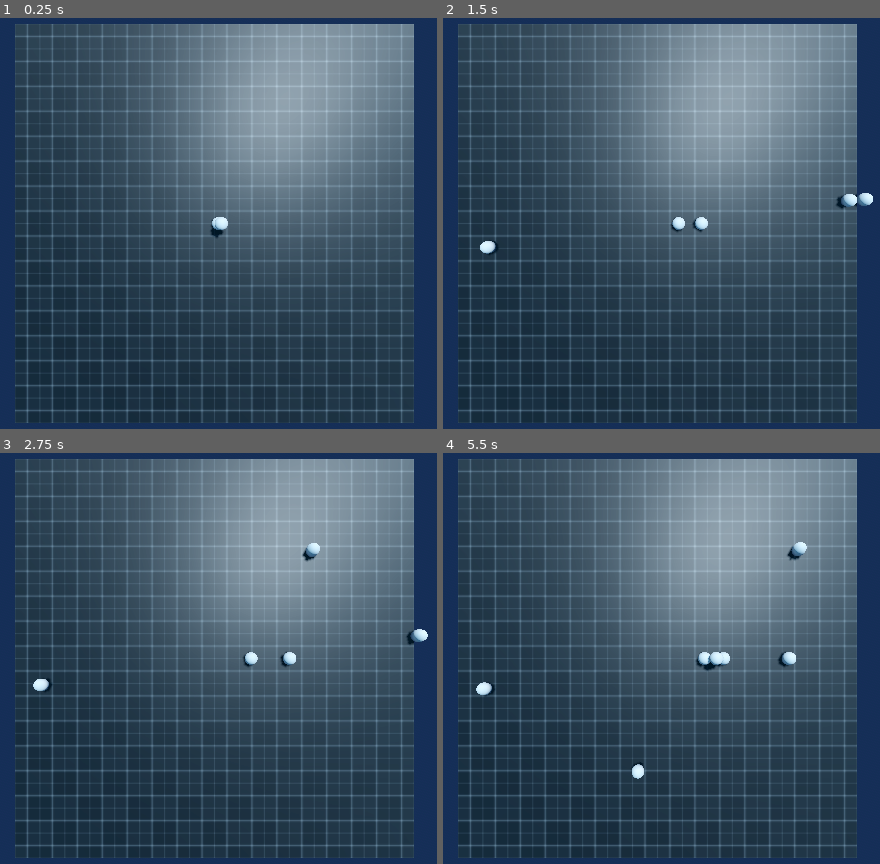
Above: before the commit, frames 1-4 (two rows, left to right).
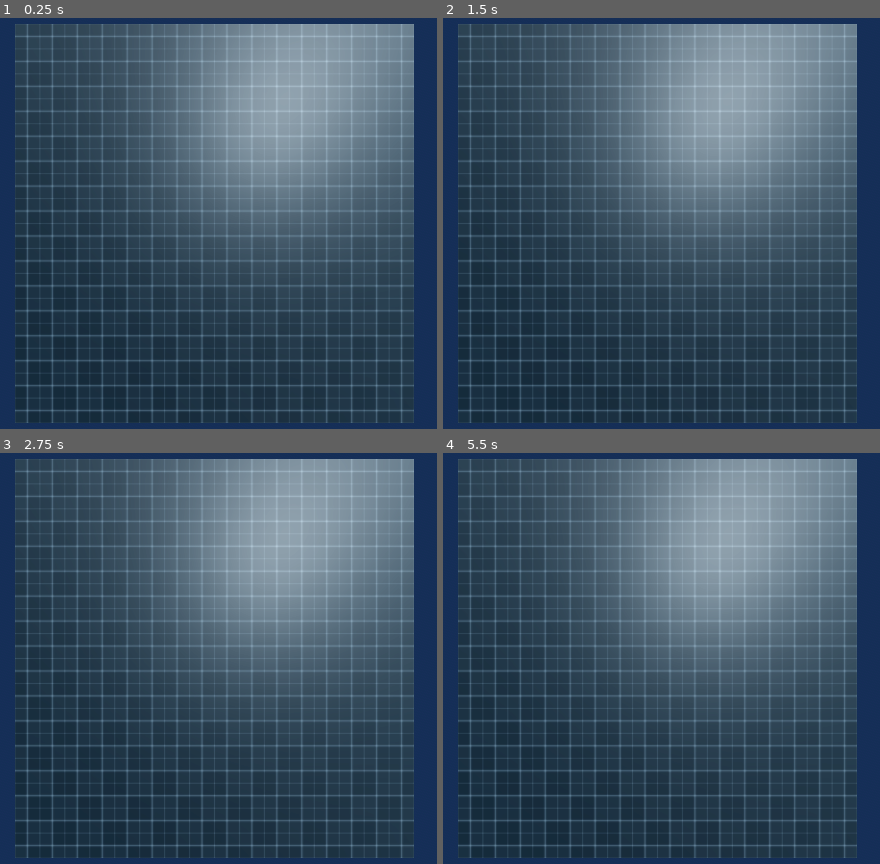
Above: after the commit, the same moments.

Repository: C12-H22-O11/sandbox_study
Game: Godot game, scene res://scenes/levels/sandbox_level.tscn
Two runs of this game, one before a commit and one after it. Both use one fixed random seed, a clock stepped at 60 frames per second and the inputs below. This scene is started directly instead of the project's main scene.
Inputs (mouse positions are in pixels of both pictures, inside the frame that each line leads up to):
- Up to frame 1 (0.25 s): no input
- Up to frame 2 (1.5 s): move the mouse to (831, 202) at 0.52 s; click (831, 202) at 0.67 s; move the mouse to (499, 244) at 1.27 s; click (499, 244) at 1.42 s
- Up to frame 3 (2.75 s): move the mouse to (292, 559) at 2.02 s; click (292, 559) at 2.17 s
- Up to frame 4 (5.5 s): move the mouse to (617, 748) at 2.77 s; click (617, 748) at 2.92 s; move the mouse to (outside the picture) at 3.52 s; click (outside the picture) at 3.67 s; move the mouse to (outside the picture) at 4.27 s; click (outside the picture) at 4.42 s; move the mouse to (696, 658) at 5.02 s; click (696, 658) at 5.17 s

The runs differ from the first frame. In frame 1, 0.1% of the frame differs, in the area x 48-53%, y 48-54%; in frame 2, 0.5%; in frame 3, 0.5%; in frame 4, 0.7%, in the area x 7-84%, y 21-80%.

Commit message:
Removed ball prototype and scripts to start working on player

Diff:
--- a/main.tscn
+++ b/main.tscn
@@ -23,6 +23,7 @@
 anchor_bottom = 1.0
 grow_horizontal = 2
 grow_vertical = 2
+mouse_filter = 2
 
 [node name="MarginContainer" type="MarginContainer" parent="Menu"]
 layout_mode = 1
--- a/scenes/levels/ball/ball.tscn
+++ b/scenes/levels/ball/ball.tscn
@@ -13,7 +13,6 @@
 properties/1/replication_mode = 1
 
 [node name="Ball" type="RigidBody3D"]
-transform = Transform3D(1, 0, 0, 0, 1, 0, 0, 0, 1, 0, 1, 0)
 linear_velocity = Vector3(2, 0, 0)
 
 [node name="CollisionShape3D" type="CollisionShape3D" parent="."]
--- a/scenes/levels/level_spawner.gd
+++ b/scenes/levels/level_spawner.gd
@@ -15,3 +15,7 @@
 func _on_lobby_initialized() -> void:
 	if Lobby.is_owner:
 		spawn()
+
+func _on_lobby_closed() -> void:
+	for child in get_node(spawn_path).get_children():
+		child.queue_free()
--- a/scenes/levels/object_spawner.gd
+++ b/scenes/levels/object_spawner.gd
@@ -4,9 +4,19 @@
 
 func _ready() -> void:
 	spawn_function = spawn_object
-	spawn(Vector3.ZERO)
 
-func spawn_object(pos: Vector3) -> Node:
+func spawn_object(data := {}) -> Node:
+	var position: Vector3 = data['position']
+	var normal: Vector3 = data['normal']
 	var ball_instance : RigidBody3D = BALL_SCENE.instantiate()
-	ball_instance.position = pos
+	var ball_bounds := AABB()
+
+	for child in ball_instance.get_children():
+		if child is VisualInstance3D:
+			ball_bounds = ball_bounds.merge(child.get_aabb())
+
+	var ball_center :=  ball_bounds.position + ball_bounds.size
+
+	print("Spawning %s at %s" % [ball_instance.name, position])
+	ball_instance.position = position
 	return ball_instance
--- a/scenes/levels/sandbox_level.tscn
+++ b/scenes/levels/sandbox_level.tscn
@@ -1,8 +1,6 @@
-[gd_scene load_steps=10 format=3 uid="uid://kop0l0v86hog"]
+[gd_scene load_steps=7 format=3 uid="uid://kop0l0v86hog"]
 
 [ext_resource type="Material" uid="uid://ba75cp2p48ye4" path="res://resources/materials/grid/grid.tres" id="1_tkb72"]
-[ext_resource type="PackedScene" uid="uid://ccgr4hm2gwslp" path="res://scenes/levels/ball/ball.tscn" id="2_1c4nm"]
-[ext_resource type="Script" path="res://scenes/levels/object_spawner.gd" id="3_pcx8o"]
 
 [sub_resource type="ProceduralSkyMaterial" id="ProceduralSkyMaterial_gcp2o"]
 sky_top_color = Color(0.23908, 0.463795, 0.678248, 1)
@@ -18,17 +16,6 @@
 sky = SubResource("Sky_2m55f")
 tonemap_mode = 2
 glow_enabled = true
-
-[sub_resource type="GDScript" id="GDScript_73rpq"]
-script/source = "extends StaticBody3D
-
-@export var spawner: MultiplayerSpawner
-
-
-func _input_event(camera: Camera3D, event: InputEvent, event_position: Vector3, normal: Vector3, shape_idx: int) -> void:
-	if event is InputEventMouseButton:
-		spawner.spawn(event_position)
-"
 
 [sub_resource type="BoxShape3D" id="BoxShape3D_561iv"]
 size = Vector3(32, 1, 32)
@@ -50,9 +37,7 @@
 
 [node name="Terrain" type="Node3D" parent="World"]
 
-[node name="StaticBody3D" type="StaticBody3D" parent="World/Terrain" node_paths=PackedStringArray("spawner")]
-script = SubResource("GDScript_73rpq")
-spawner = NodePath("../../ObjectSpawner")
+[node name="StaticBody3D" type="StaticBody3D" parent="World/Terrain"]
 
 [node name="CollisionShape3D" type="CollisionShape3D" parent="World/Terrain/StaticBody3D"]
 transform = Transform3D(1, 0, 0, 0, 1, 0, 0, 0, 1, 0, -0.5, 0)
@@ -61,15 +46,6 @@
 [node name="MeshInstance3D" type="MeshInstance3D" parent="World/Terrain/StaticBody3D"]
 mesh = SubResource("PlaneMesh_6jpfk")
 
-[node name="Objects" type="Node3D" parent="World"]
-
-[node name="Ball" parent="World/Objects" instance=ExtResource("2_1c4nm")]
-
-[node name="ObjectSpawner" type="MultiplayerSpawner" parent="World"]
-_spawnable_scenes = PackedStringArray("res://scenes/levels/ball/ball.tscn")
-spawn_path = NodePath("../Objects")
-script = ExtResource("3_pcx8o")
-
 [node name="Camera3D" type="Camera3D" parent="."]
 transform = Transform3D(1, 0, 0, 0, -4.37114e-08, 1, 0, -1, -4.37114e-08, 0, 18, 0)
 fov = 90.0
